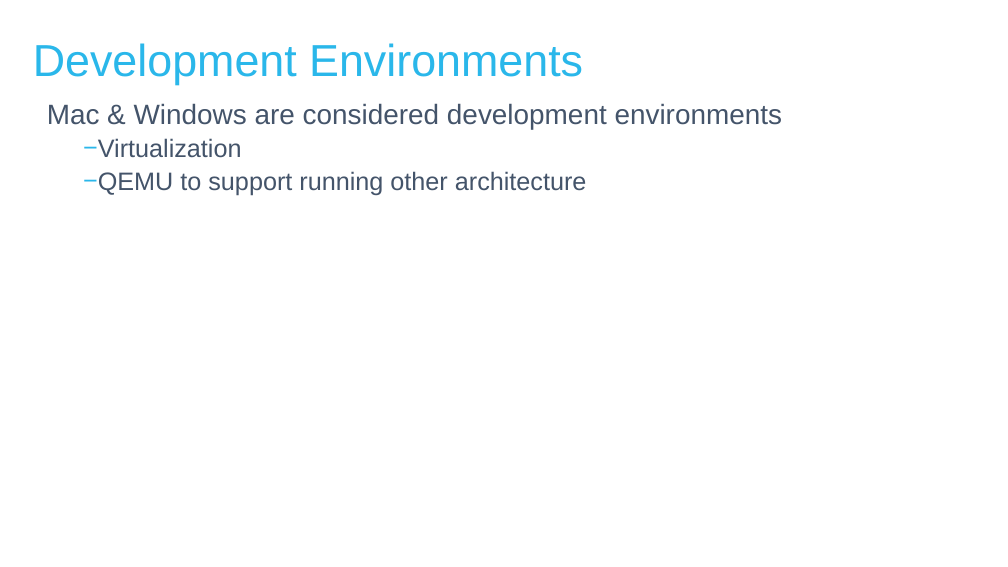
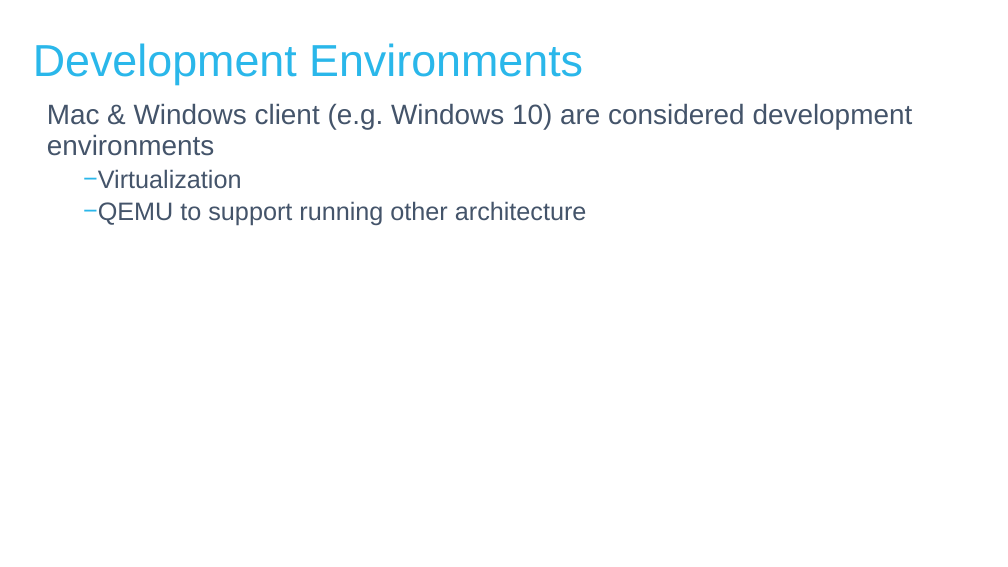
Before and after one commit to MichaelSimons/docker-toolbox, a slide deck: slide 3 of Docker Tips and Tricks.pptx. Drawn at 1008x567 pixels with LibreOffice and Linux fonts; fonts in the diff are those of the drawing; background and template pictures are left out. Boxes give left, top, right and bottom in pixels: in the first picture for what was removed or moved away, otherwise in the second. Text is boxed around its words. In the diff, an @@ line names an element or a change of style, - is before the commit and + after.

```diff
--- a/Docker Tips and Tricks.pptx
+++ b/Docker Tips and Tricks.pptx
@@ text at (47, 103, 913, 156): text changed @@
-Mac & Windows are considered development environments
+Mac & Windows client (e.g. Windows 10) are considered development environments
```
Also in this commit, not shown: 5 other slides changed, 1 slide added, 1 other file.
